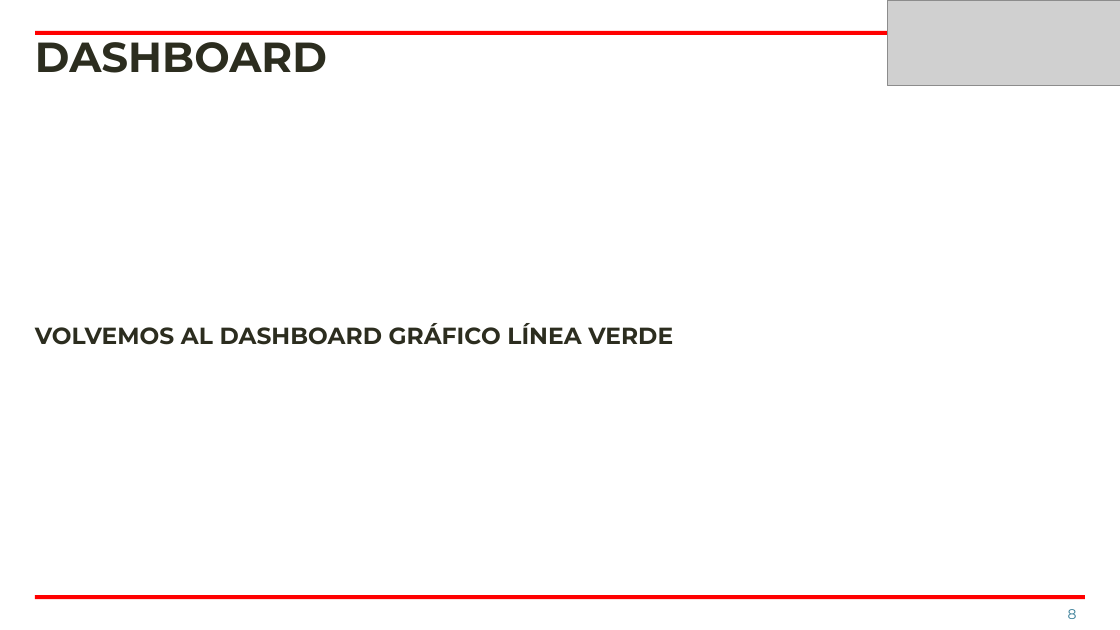
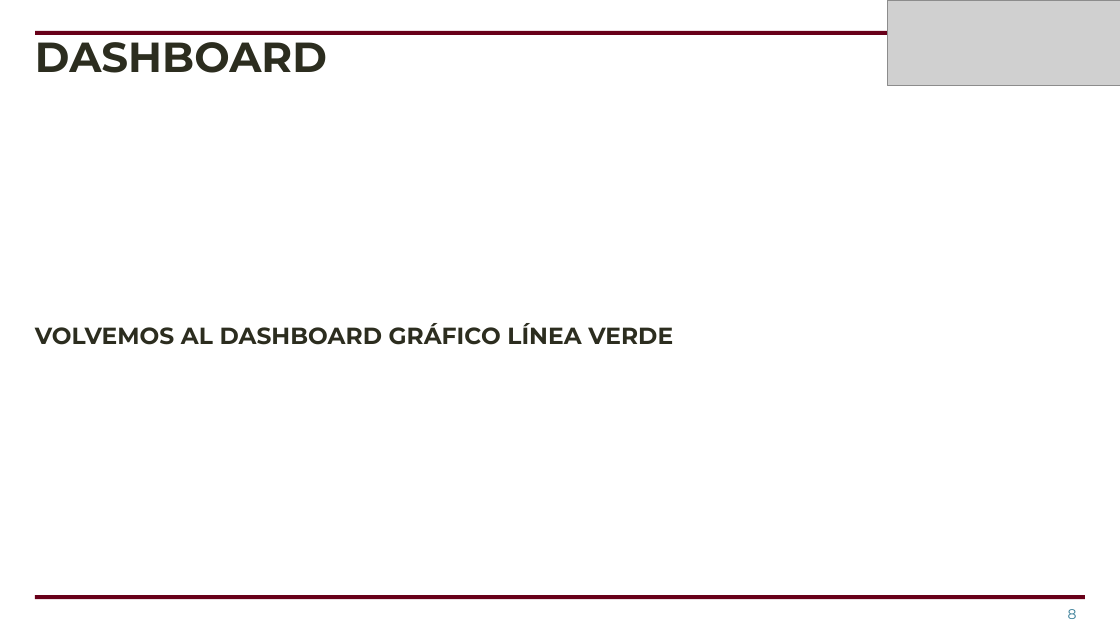
Before and after one commit to juancamisassa/final-project-AleSofJua, a slide deck: slide 8 of Conflict & Demining in Colombia.pptx. Drawn at 1120x630 pixels with LibreOffice and Linux fonts; fonts in the diff are those of the drawing; grey boxes stand for pictures. Boxes give left, top, right and bottom in pixels: in the first picture for what was removed or moved away, otherwise in the second. Text is boxed around its words. In the diff, an @@ line names an element or a change of style, - is before the commit and + after.

```diff
--- a/Conflict & Demining in Colombia.pptx
+++ b/Conflict & Demining in Colombia.pptx
@@ rectangle at box(35, 31, 958, 35): fill #FF0000 to #680019 @@
@@ rectangle at box(35, 595, 1086, 599): fill #FF0000 to #680019 @@
```
Also in this commit, not shown: 11 other slides changed.
